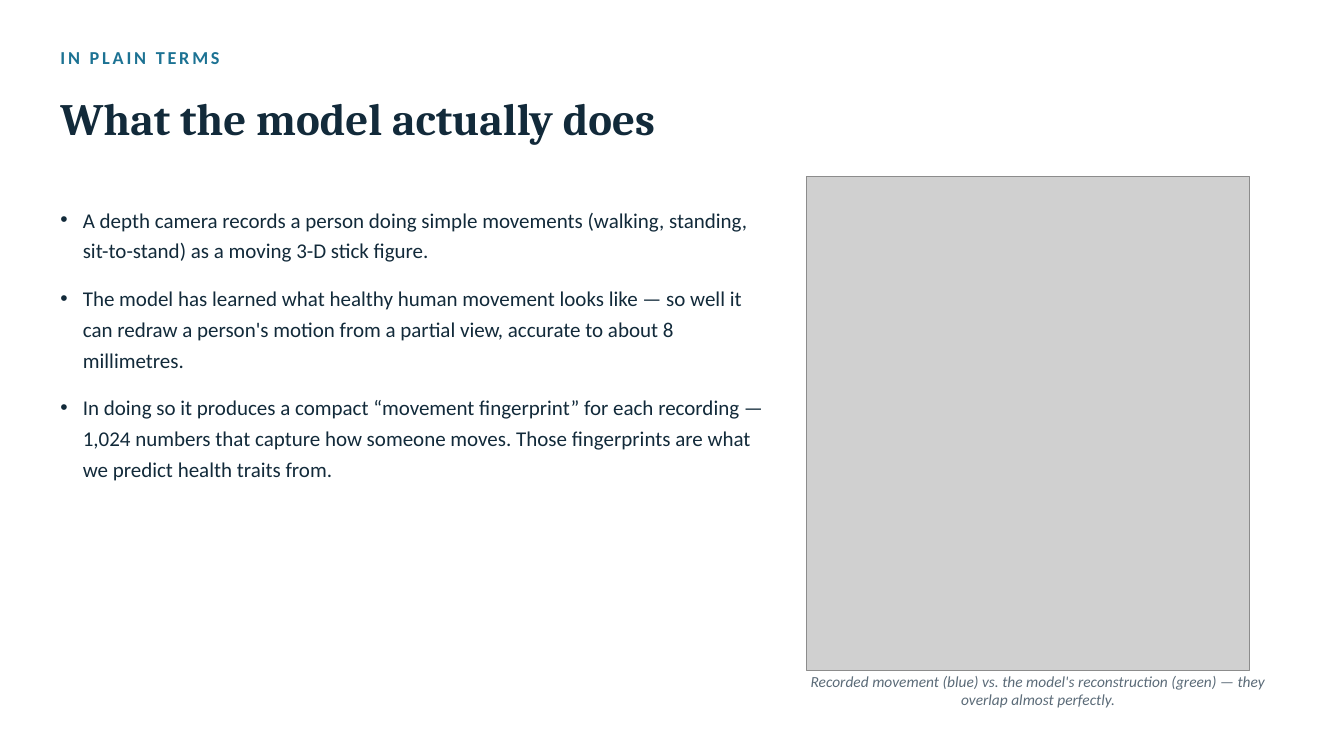
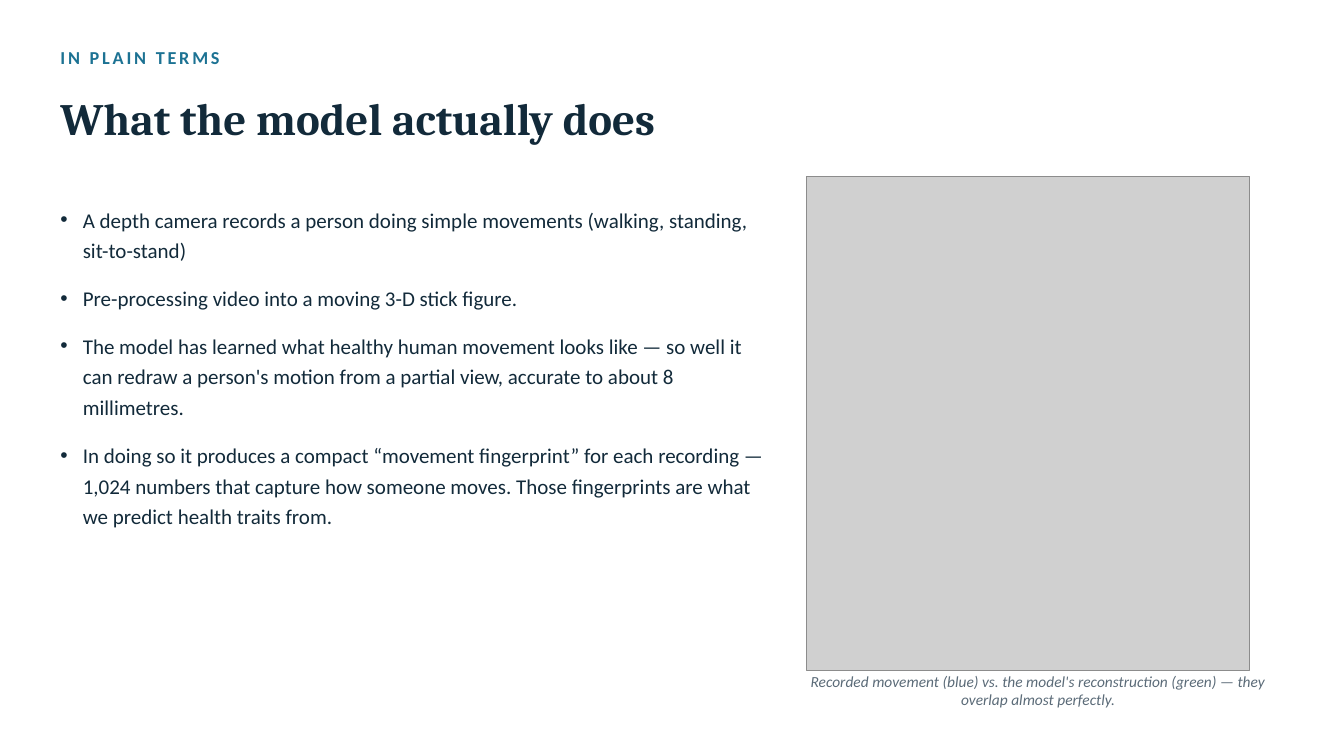
Before and after one commit to AdamGabet/GaitPredict, a slide deck: slide 3 of BioPilot/03_deliverables/Part1_Gait_Model_Migration.pptx. Drawn at 1344x756 pixels with LibreOffice and Linux fonts; fonts in the diff are those of the drawing; grey boxes stand for pictures. Boxes give left, top, right and bottom in pixels: in the first picture for what was removed or moved away, otherwise in the second. Text is boxed around its words. In the diff, an @@ line names an element or a change of style, - is before the commit and + after.

Commit message:
part 1 report for Newton

```diff
--- a/BioPilot/03_deliverables/Part1_Gait_Model_Migration.pptx
+++ b/BioPilot/03_deliverables/Part1_Gait_Model_Migration.pptx
@@ text at (83, 213, 747, 310): text changed @@
-• A depth camera records a person doing simple movements (walking, standing, sit-to-stand) as a moving 3-D stick figure.
+• A depth camera records a person doing simple movements (walking, standing, sit-to-stand)
+• Pre-processing video into a moving 3-D stick figure.
```
